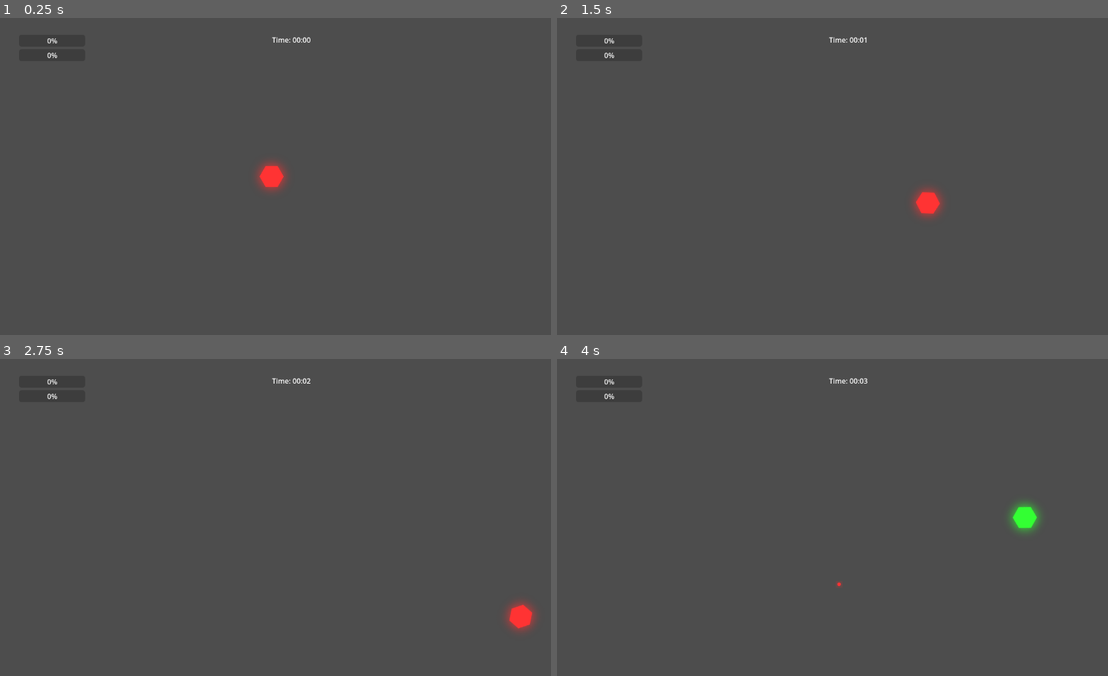
Above: before the commit, frames 1-4 (two rows, left to right).
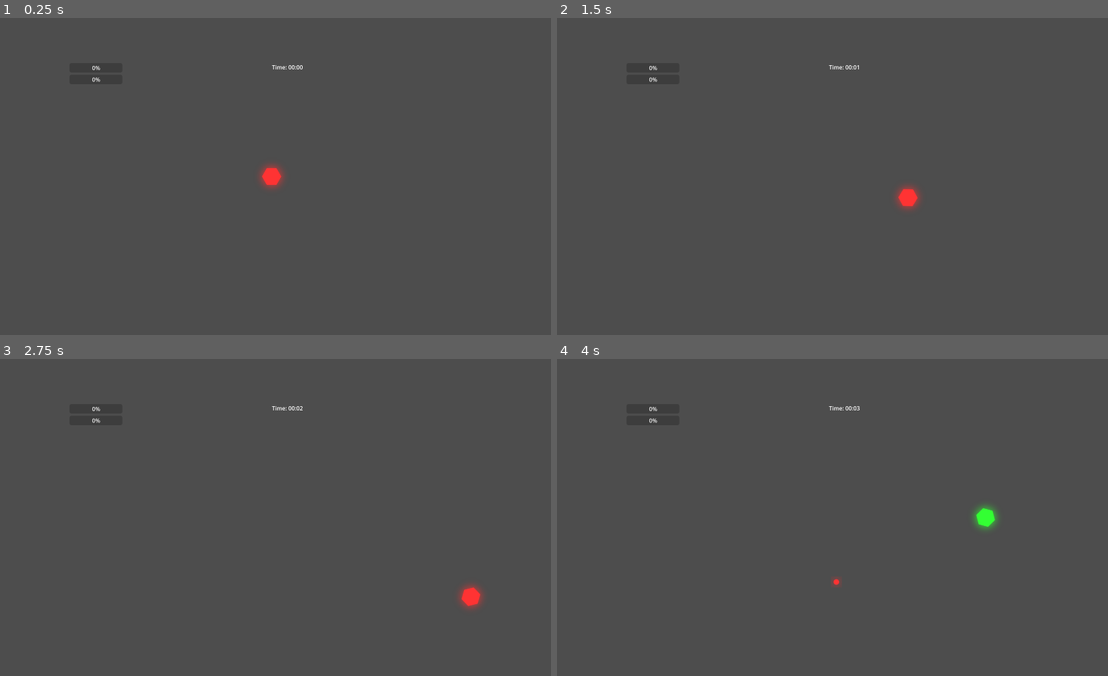
Above: after the commit, the same moments.

Repository: E3-Hub/major-jam-7
Game: Godot game, scene res://scenes/world/main.tscn
Two runs of this game, one before a commit and one after it. Both use one fixed random seed, a clock stepped at 60 frames per second and the inputs below.
Inputs (mouse positions are in pixels of both pictures, inside the frame that each line leads up to):
- Up to frame 1 (0.25 s): no input
- Up to frame 2 (1.5 s): tap Enter at 0.5 s; move the mouse to (953, 160) at 0.52 s; hold D (move_right) 0.53-1.28 s; tap Q (cycle_color_next) at 0.6 s; move the mouse to (716, 192) at 1.27 s; hold S (move_down) from 1.28 s (still down); tap E (cycle_color_prev) at 1.35 s
- Up to frame 3 (2.75 s): move the mouse to (330, 447) at 2.02 s; release S (move_down) at 2.03 s; hold D (move_right) from 2.03 s (still down); tap Space (dash) at 2.1 s
- Up to frame 4 (4 s): move the mouse to (799, 580) at 2.77 s; release D (move_right) at 2.78 s; hold W (move_up) 2.78-3.53 s; click (799, 580) at 2.85 s; move the mouse to (997, 565) at 3.52 s; hold A (move_left) from 3.53 s (still down); tap Q (cycle_color_next) at 3.6 s

The runs differ from the first frame. In frame 1, 0.4% of the frame differs, in the area x 8-57%, y 6-55%; in frame 2, 0.8%; in frame 3, 0.9%; in frame 4, 1.0%, in the area x 8-88%, y 6-72%.
Error after the commit: Invalid access to property or key 'enemy_exp_modifier' on a base object of type 'Node (game_modifiers.gd)'. (res://scripts/enemies/base_enemy.gd:18)

Commit message:
adjust size/UI

Diff:
--- a/project.godot
+++ b/project.godot
@@ -25,8 +25,9 @@
 
 [display]
 
-window/size/viewport_width=1280
-window/size/viewport_height=720
+window/size/viewport_width=1600
+window/size/viewport_height=900
+window/size/resizable=false
 
 [input]
 
--- a/scenes/player/player_bullet.tscn
+++ b/scenes/player/player_bullet.tscn
@@ -11,14 +11,13 @@
 shader_parameter/color_intensity = 1.0
 
 [sub_resource type="CircleShape2D" id="CircleShape2D_altju"]
-radius = 7.0
+radius = 14.0
 
 [node name="PlayerBullet" type="Area2D"]
 script = ExtResource("1_fgkn0")
 
 [node name="Sprite2D" type="Sprite2D" parent="."]
 material = SubResource("ShaderMaterial_tyir5")
-scale = Vector2(0.5, 0.5)
 texture = ExtResource("3_gswxk")
 
 [node name="CollisionShape2D" type="CollisionShape2D" parent="."]
--- a/scenes/ui/ui_manager.tscn
+++ b/scenes/ui/ui_manager.tscn
@@ -46,17 +46,17 @@
 
 [node name="GameOverPanel" type="Panel" parent="."]
 layout_mode = 0
-offset_left = 275.0
-offset_top = 123.0
-offset_right = 895.0
-offset_bottom = 526.0
+offset_left = 350.0
+offset_top = 200.0
+offset_right = 1250.0
+offset_bottom = 700.0
 mouse_filter = 1
 
 [node name="VBoxContainer" type="VBoxContainer" parent="GameOverPanel"]
 layout_mode = 0
-offset_left = 160.0
-offset_right = 460.0
-offset_bottom = 403.0
+offset_left = 200.0
+offset_right = 700.0
+offset_bottom = 500.0
 alignment = 1
 
 [node name="FinalTimeLabel" type="Label" parent="GameOverPanel/VBoxContainer"]
@@ -70,17 +70,17 @@
 
 [node name="PatchPanel" type="Panel" parent="."]
 layout_mode = 0
-offset_left = 275.0
-offset_top = 123.0
-offset_right = 895.0
-offset_bottom = 526.0
+offset_left = 350.0
+offset_top = 200.0
+offset_right = 1250.0
+offset_bottom = 700.0
 mouse_filter = 1
 
 [node name="VBoxContainer" type="VBoxContainer" parent="PatchPanel"]
 layout_mode = 0
-offset_left = 160.0
-offset_right = 460.0
-offset_bottom = 403.0
+offset_left = 200.0
+offset_right = 700.0
+offset_bottom = 500.0
 alignment = 1
 
 [node name="PatchTitle" type="Label" parent="PatchPanel/VBoxContainer"]
--- a/scenes/world/exp_orb.tscn
+++ b/scenes/world/exp_orb.tscn
@@ -1,19 +1,17 @@
-[gd_scene load_steps=3 format=3 uid="uid://ddfmrhjq3cky1"]
+[gd_scene load_steps=4 format=3 uid="uid://ddfmrhjq3cky1"]
 
-[ext_resource type="Script" path="res://scripts/world/exp_orb.gd" id="1_xbkom"]
+[ext_resource type="Script" uid="uid://bu7fkhsrkwpdb" path="res://scripts/world/exp_orb.gd" id="1_xbkom"]
+[ext_resource type="Texture2D" uid="uid://c83a3x3hdy6k2" path="res://assets/misc/exp_orb.png" id="2_ixkjb"]
 
-[sub_resource type="RectangleShape2D" id="RectangleShape2D_p8sue"]
-size = Vector2(6, 6)
+[sub_resource type="CircleShape2D" id="CircleShape2D_psgm0"]
+radius = 30.0
 
 [node name="ExpOrb" type="Area2D"]
 script = ExtResource("1_xbkom")
 
 [node name="CollisionShape2D" type="CollisionShape2D" parent="."]
-shape = SubResource("RectangleShape2D_p8sue")
+shape = SubResource("CircleShape2D_psgm0")
 
-[node name="ColorRect" type="ColorRect" parent="."]
-offset_left = -3.0
-offset_top = -3.0
-offset_right = 3.0
-offset_bottom = 3.0
-color = Color(0.247059, 1, 0.341176, 1)
+[node name="Sprite2D" type="Sprite2D" parent="."]
+scale = Vector2(0.625, 0.625)
+texture = ExtResource("2_ixkjb")
--- a/scripts/enemies/base_enemy.gd
+++ b/scripts/enemies/base_enemy.gd
@@ -2,7 +2,7 @@
 class_name BaseEnemy
 
 @export var speed: float = 100.0
-@export var exp_value: int = 10
+@export var exp_value: int = 5
 @export var bullet_scene: PackedScene
 
 @onready var health_system: HealthSystem = $HealthSystem
@@ -15,6 +15,11 @@
 signal enemy_died(enemy: BaseEnemy)
 
 func _ready():
+	exp_value = int(exp_value * (1 + GameModifiers.enemy_exp_modifier))
+	speed *= (1 + GameModifiers.enemy_speed_modifier)
+	health_system.max_health = int(health_system.max_health * (1 + GameModifiers.enemy_health_modifier))
+	health_system.current_health = health_system.max_health
+
 	# Set up collision layers
 	collision_layer = 2 # Enemy layer
 	collision_mask = 1 # Player layer
@@ -65,18 +70,3 @@
 	get_tree().current_scene.add_child(exp_orb)
 	exp_orb.global_position = global_position
 	exp_orb.setup(exp_value)
-
-# Patch system modifier methods
-func apply_health_modifier(multiplier: float):
-	var old_max = health_system.max_health
-	var health_percentage = health_system.get_health_percentage()
-
-	health_system.max_health = int(old_max * multiplier)
-	health_system.current_health = int(health_system.max_health * health_percentage)
-	health_system.health_changed.emit(health_system.current_health, health_system.max_health)
-
-func apply_speed_modifier(multiplier: float):
-	speed *= multiplier
-
-func apply_exp_modifier(multiplier: float):
-	exp_value = int(exp_value * multiplier)
--- a/scripts/systems/health_system.gd
+++ b/scripts/systems/health_system.gd
@@ -5,10 +5,9 @@
 signal died
 
 @export var max_health: int = 100
-var current_health: int
+var current_health: int = max_health
 
 func _ready():
-	current_health = int(max_health * (1 + GameModifiers.enemy_health_modifier))
 	health_changed.emit(current_health, max_health)
 
 func take_damage(damage: int):
--- a/scripts/world/exp_orb.gd
+++ b/scripts/world/exp_orb.gd
@@ -2,16 +2,15 @@
 class_name ExpOrb
 
 @export var exp_value: int = 10
-@export var pickup_range: float = 50.0
-@export var move_speed: float = 200.0
+@export var move_speed: float = 400.0
 
 var player: Player
 var is_being_collected: bool = false
 
 func _ready():
 	# Set up collision layers
-	collision_layer = 16  # Exp orb layer
-	collision_mask = 1    # Player layer
+	collision_layer = 16 # Exp orb layer
+	collision_mask = 1 # Player layer
 
 	# Connect signals
 	body_entered.connect(_on_body_entered)
Binary file added: assets/misc/exp_orb.png
Not shown, added: assets/misc/exp_orb.png.import
